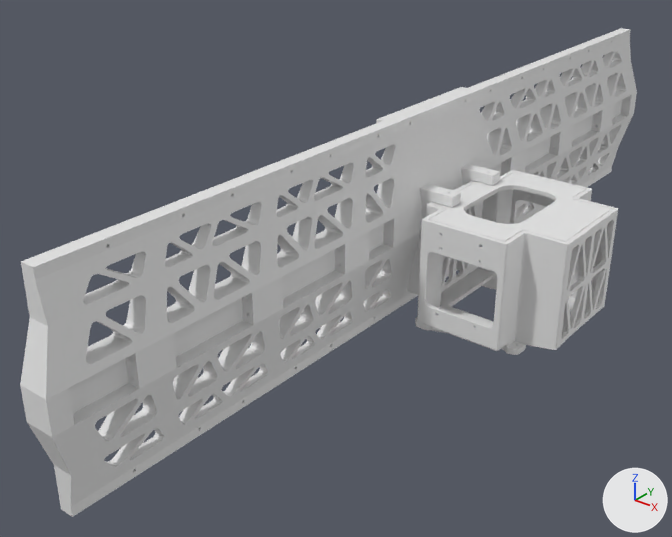
The Blender file box/box6_a.blend as it was, and as the next commit left it.
Camera for both pictures: a 50 mm lens placed at (0.295, -0.469, 0.308), pointed at (-0.049, -0.038, 0.04). Every picture has the same lights, and +X, +Y and +Z are marked at lower right. The older version comes first.

Names of what the first picture shows: 'box', 'f0', 'f2', 'f2.001', 'f2.002', 'f2.003', 'f2.004', 'f2.005', 'f3', 'f3.001', 'top'.
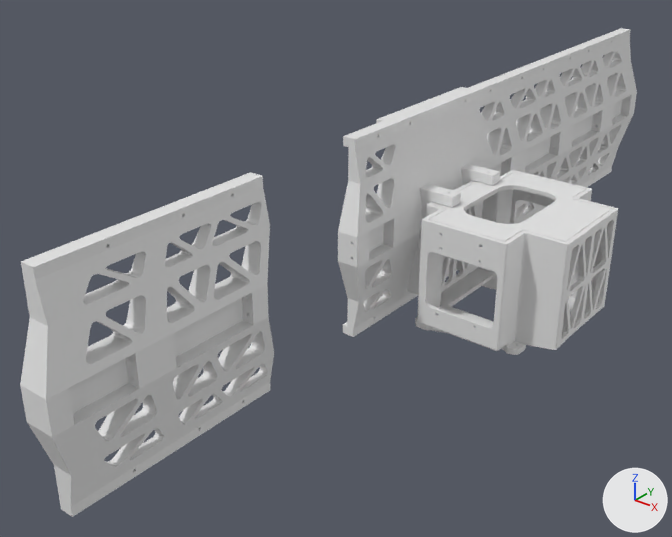
What changed in the scene script:
```text
Change ob_f2_003:
    add ob_f2_003.hide_set(True)
```

Where the change shows, as pixel boxes [x1, y1, x2, y2] in the pictures (672 x 537 px):
'f2.003', hidden
    before: [251, 136, 360, 390]
